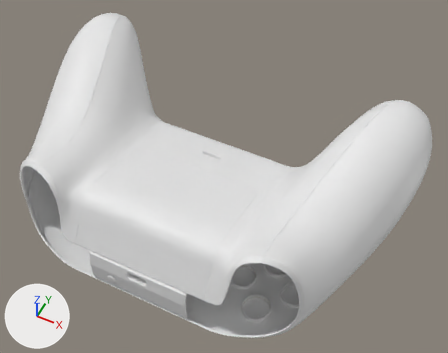
Renders of the OBJ model PadForge.App/3DModels/XboxSeries/DaystrikeCamo/MainBody.obj from each side of a commit.
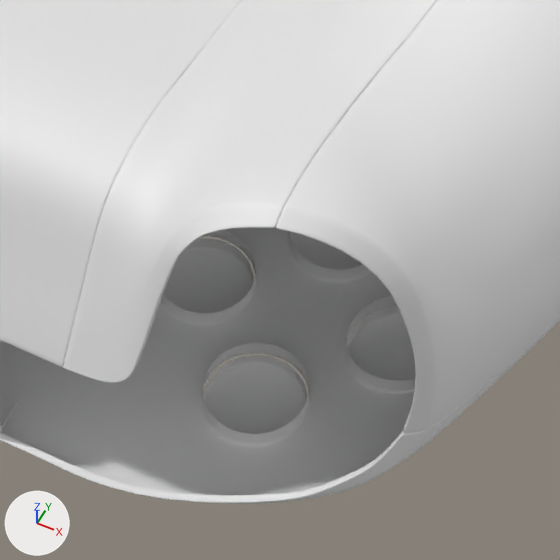
Each version appears first whole from a 50 mm lens placed at (80.0, -138.7, 173.1), pointed at (8.9, 3.4, -4.6), and next in a close-up on the part from 42% to 76% of the width and 57% to 100% of the height. Arrows for +X, +Y and +Z are at lower left; the lights stay in place. The older version's two pictures come first. Where no turn or scale is listed for an object, it has been applied to the vertices. Vertices at exactly the same position are counted once.

Names of what the first close-up shows: 'Daystrike_Camo.037'.
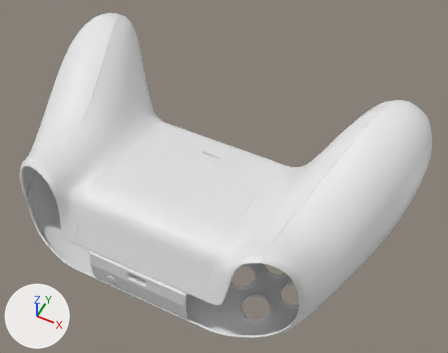
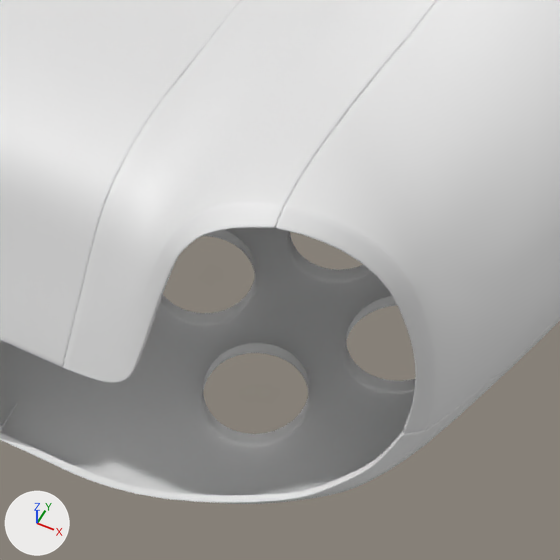
Location of each change, (x1, y1, x2, y2) in pixels of the close-ups (560 x 560 px):
part 1 of me_daystrike_camo_037, deleted: before (347, 306, 416, 381)
part 2 of me_daystrike_camo_037, deleted: before (163, 238, 254, 313)
part 3 of me_daystrike_camo_037, deleted: before (204, 355, 307, 434)
part 4 of me_daystrike_camo_037, deleted: before (290, 232, 363, 270)

What the commit changed:
me_daystrike_camo_037 is used by ob_daystrike_camo_037; location (0.0, 0.0, 0.0).
me_daystrike_camo_037 had 20863 vertices, 20040 faces and spanned x -78.0..78.0, y -48.0..52.0, z -29.0..25.0.
me_daystrike_camo_037 now has 19485 vertices, 18760 faces and spans x -78.0..78.0, y -48.0..52.0, z -28.0..25.0.
me_daystrike_camo_037 part 1: the loose piece of 337 vertices spanning x 45.0..55.0, y -27.0..-16.0, z -27.0..-23.0 is deleted.
me_daystrike_camo_037 part 2: the loose piece of 337 vertices spanning x 24.0..34.0, y -27.0..-16.0, z -29.0..-26.0 is deleted.
me_daystrike_camo_037 part 3: the loose piece of 337 vertices spanning x 34.0..44.0, y -37.0..-27.0, z -28.0..-25.0 is deleted.
me_daystrike_camo_037 part 4: the loose piece of 337 vertices spanning x 34.0..44.0, y -16.0..-6.0, z -28.0..-25.0 is deleted.
Other edits to the shape of me_daystrike_camo_037 do not show in these pictures.
